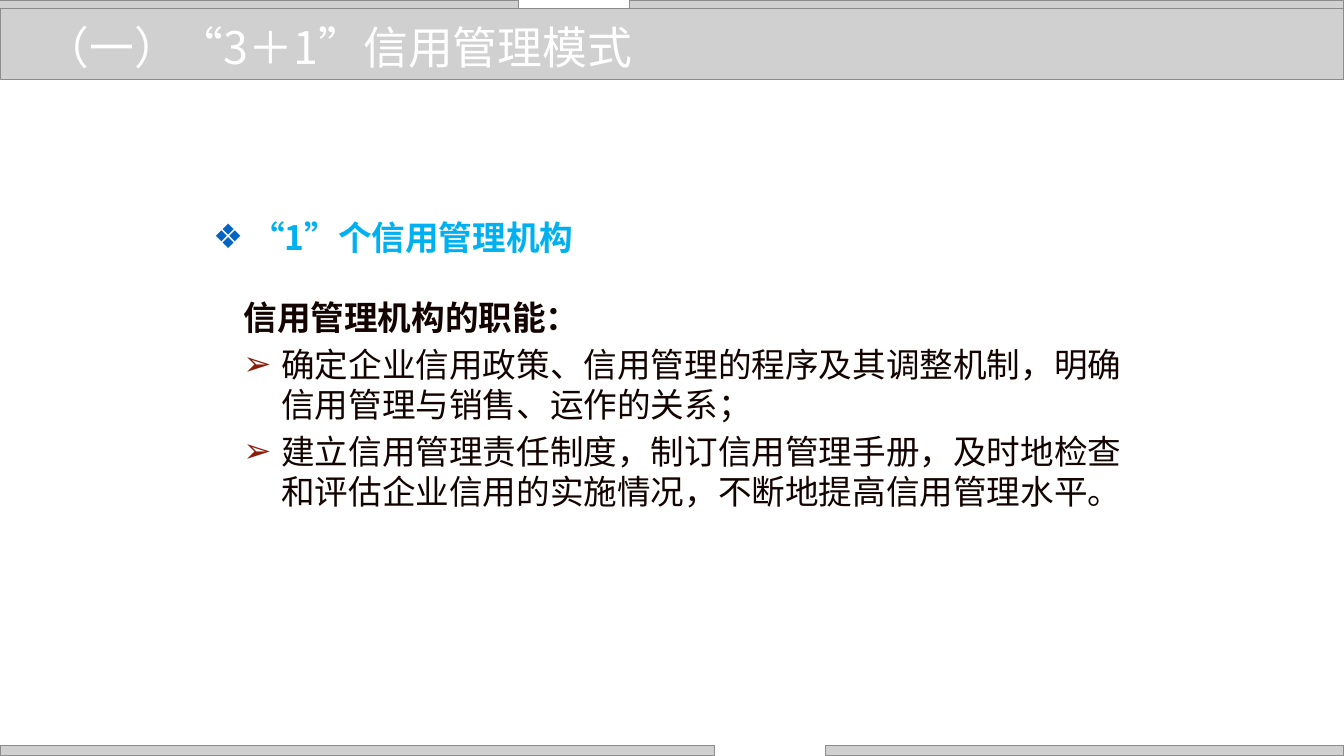
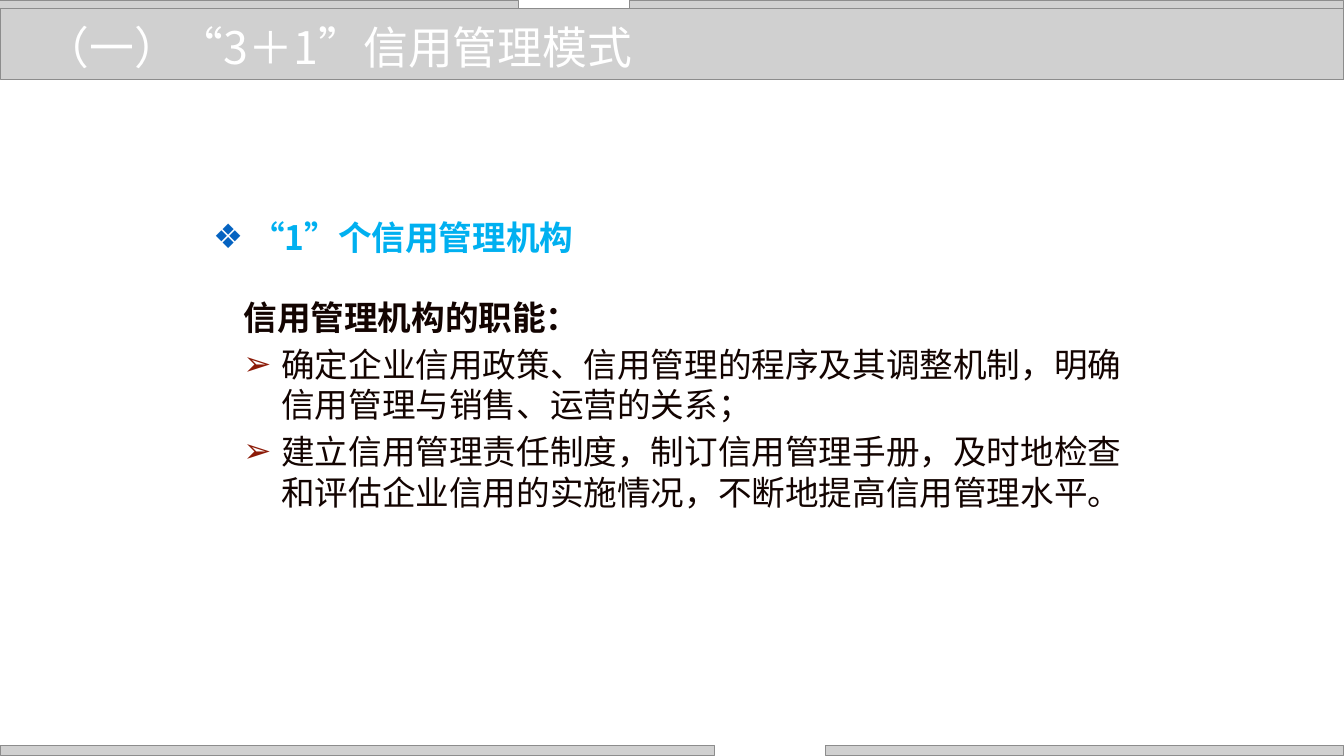
Before and after one commit to zhangjianzhang/internet_credit, a slide deck: slide 9 of files/slides/lecture_8.pptx. Drawn at 1344x756 pixels with LibreOffice and Linux fonts; fonts in the diff are those of the drawing; grey boxes stand for pictures; background and template pictures are left out. Boxes give left, top, right and bottom in pixels: in the first picture for what was removed or moved away, otherwise in the second. Text is boxed around its words. In the diff, an @@ line names an element or a change of style, - is before the commit and + after.

```diff
--- a/files/slides/lecture_8.pptx
+++ b/files/slides/lecture_8.pptx
@@ text at <box>281,348,1121,422</box>: text changed @@
-➢ 确定企业信用政策、信用管理的程序及其调整机制，明确信用管理与销售、运作的关系；
+➢ 确定企业信用政策、信用管理的程序及其调整机制，明确信用管理与销售、运营的关系；
```
Also in this commit, not shown: 10 other slides changed, 5 slides removed, 10 other files.
